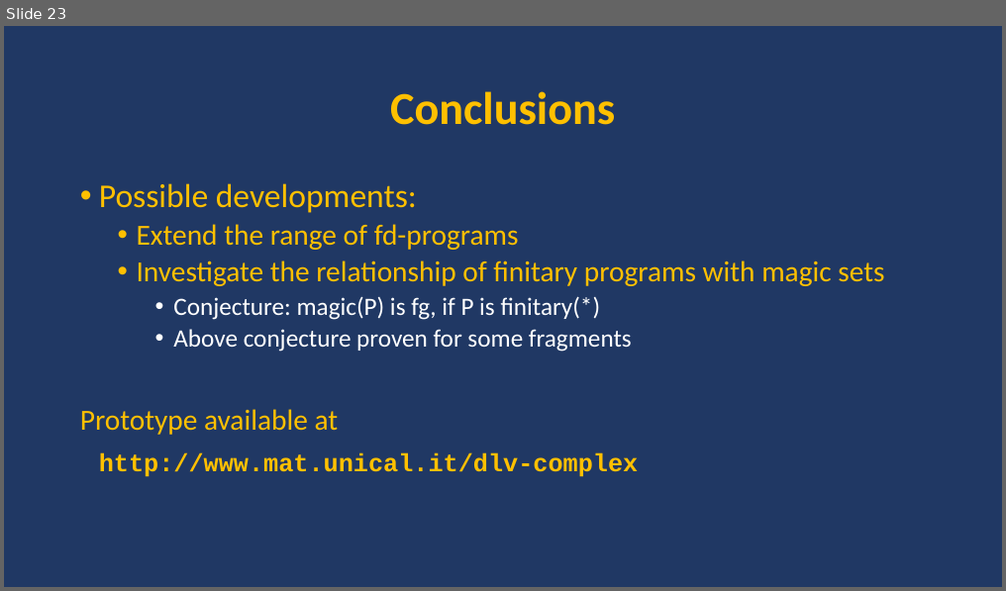
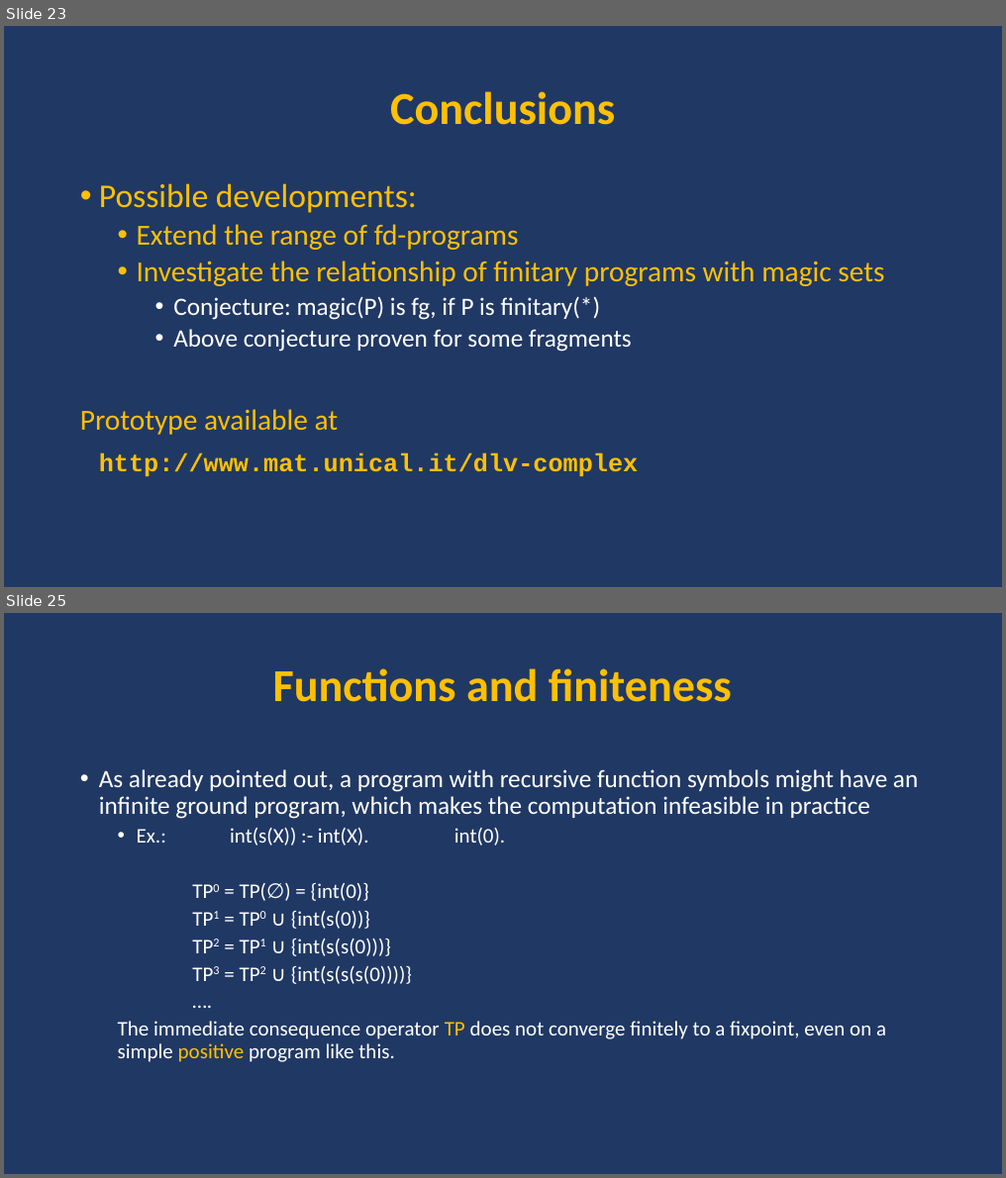
Before and after one commit to DeMaCS-UNICAL/functions_presentation_2018, a slide deck: presentation.pptx. Shown one above the other, each under a label of ours: slide 23 before the commit, slides 23 and 25 after it; the slides between them are not shown. The pictures are 1006x591 and 1006x1178 pixels, drawn with LibreOffice and Linux fonts; fonts in the diff are those of the drawing. Boxes give left, top, right and bottom in pixels: in the first picture for what was removed or moved away, otherwise in the second. Text is boxed around its words. In the diff, an @@ line names an element or a change of style, - is before the commit and + after.

```diff
--- a/presentation.pptx
+++ b/presentation.pptx
@@ slide 25 added at [4, 613, 1002, 1174], background #203864 @@
@@ title added at [273, 668, 732, 702], 44 pt, text #FFC000, bold @@
+Functions and finiteness
@@ text added at [99, 769, 918, 1062], 20 pt, text #FFFFFF @@
+• As already pointed out, a program with recursive function symbols might have an infinite ground program, which makes the computation infeasible in practice
+  • Ex.: int(s(X)) :- int(X). int(0).
+  TP0 = TP(∅) = {int(0)}
+  TP1 = TP0 ∪ {int(s(0))}
+  TP2 = TP1 ∪ {int(s(s(0)))}
+  TP3 = TP2 ∪ {int(s(s(s(0))))}
+  ….
+  The immediate consequence operator TP does not converge finitely to a fixpoint, even on a simple positive program like this.
```
Also in this commit, not shown: 20 other slides added.
